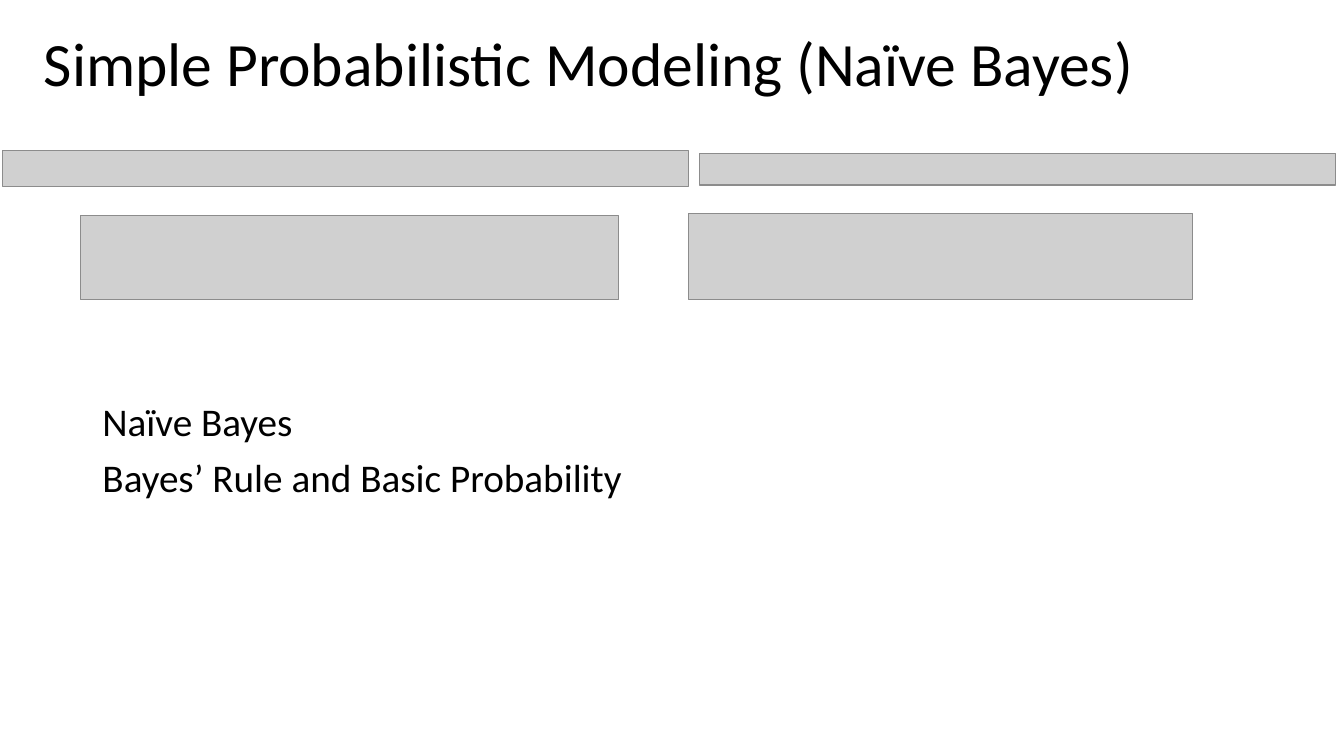
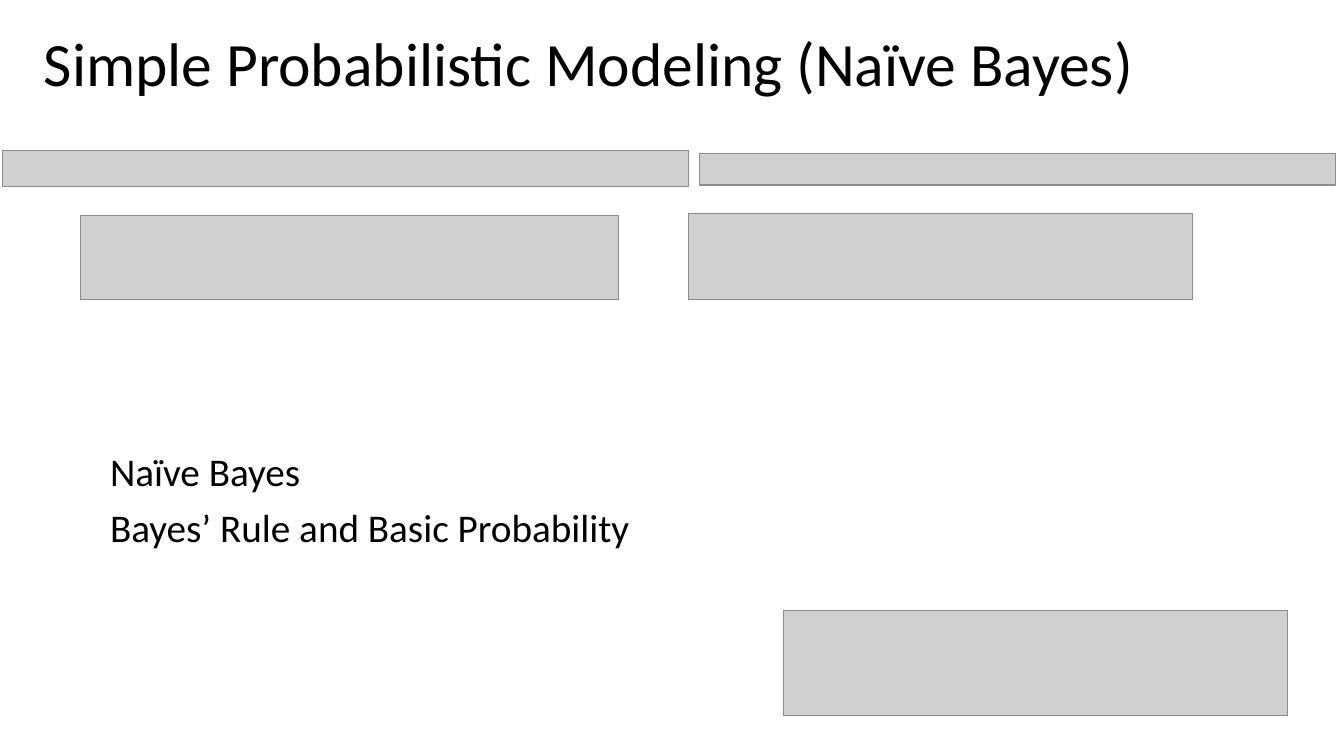
Before and after one commit to russellu/cs405, a slide deck: slide 15 of Lecture_04.pptx. Drawn at 1344x756 pixels with LibreOffice and Linux fonts; fonts in the diff are those of the drawing; grey boxes stand for pictures. Boxes give left, top, right and bottom in pixels: in the first picture for what was removed or moved away, otherwise in the second. Text is boxed around its words. In the diff, an @@ line names an element or a change of style, - is before the commit and + after.

```diff
--- a/Lecture_04.pptx
+++ b/Lecture_04.pptx
@@ text "Naïve Bayes" moved from (x1=102, y1=410, x2=621, y2=499) to (x1=110, y1=460, x2=629, y2=549) @@
@@ picture added at (x1=784, y1=611, x2=1289, y2=717) @@
```
Also in this commit, not shown: 12 other slides changed, 3 slides added, 1 slide removed.
